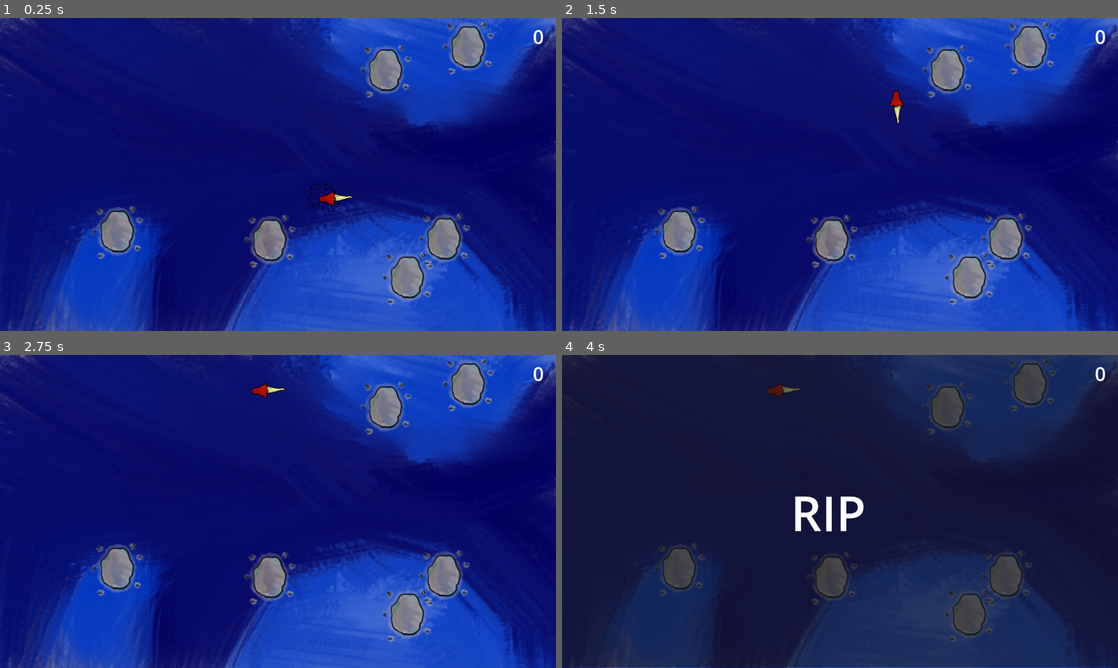
Above: before the commit, frames 1-4 (two rows, left to right).
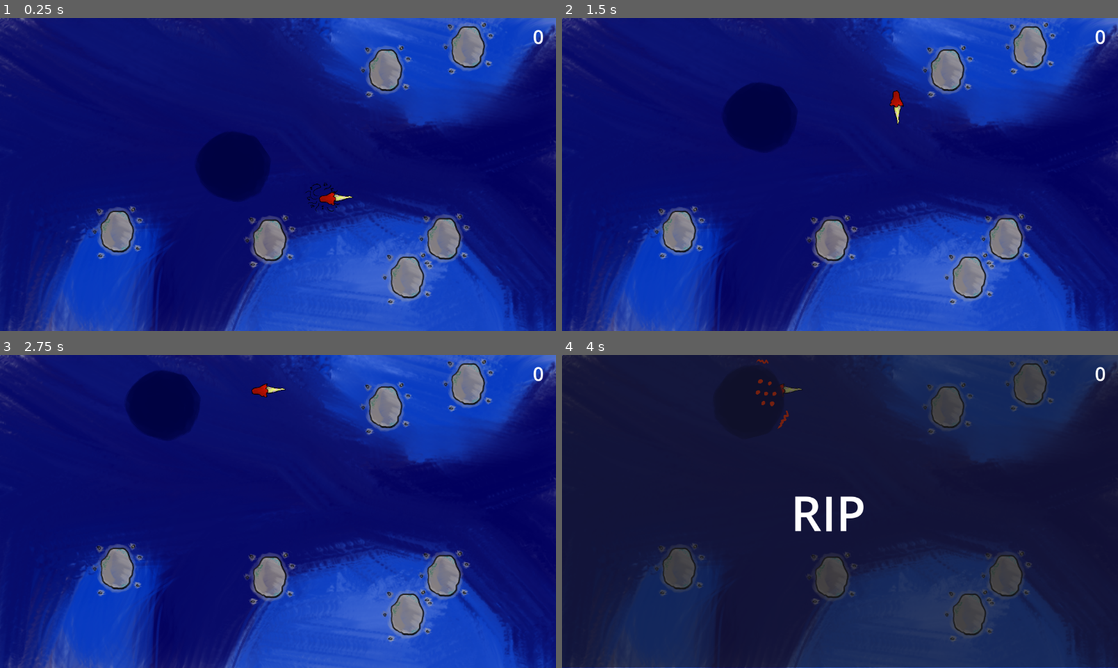
Above: after the commit, the same moments.

Repository: library-rat/Sirene-Jam
Game: Godot game, scene res://main.tscn
Two runs of this game, one before a commit and one after it. Both use one fixed random seed, a clock stepped at 60 frames per second and the inputs below.
Inputs:
- Up to frame 1 (0.25 s): no input
- Up to frame 2 (1.5 s): hold Up (ui_up) from 0.53 s (still down)
- Up to frame 3 (2.75 s): release Up (ui_up) at 2.03 s; hold Left (ui_left) from 2.03 s (still down)
- Up to frame 4 (4 s): tap Enter at 3.5 s; release Left (ui_left) at 3.53 s; hold Down (ui_down) from 3.53 s (still down)

The runs differ from the first frame. In frame 1, 2.2% of the frame differs, in the area x 35-49%, y 36-59%; in frame 2, 2.2%; in frame 3, 2.2%, in the area x 22-36%, y 4-28%; in frame 4, 0.2%.

Commit message:
adding horror visual

Diff:
--- a/Entity/HorrorStates/HuntingState.gd
+++ b/Entity/HorrorStates/HuntingState.gd
@@ -3,13 +3,14 @@
 var hunt_speed = 200
 
 func onSetState():
-	$"..".set_Sprite("Hunting")
+	pass
 
 func state_process(delta):
 	if hunter.target == null :
 		hunter.set_state("Resting")
 	else :
 		var direction = hunter.position.direction_to(hunter.target.position)
+		hunter.rotation = direction.angle()
 		hunter.velocity = direction*hunt_speed
 		if hunter.target.is_in_group("Sirene"):
 			if hunter.target.onland :
--- a/Entity/HorrorStates/RestingState.gd
+++ b/Entity/HorrorStates/RestingState.gd
@@ -19,6 +19,7 @@
 	var distance = hunter.position.distance_to(actual_resting_point.position)
 	if distance > 10 :
 		hunter.velocity = direction *resting_speed
+		hunter.rotation = direction.angle()
 	else :
 		if not waiting :
 			print("wait")
--- a/Entity/HorrorStates/SearchingState.gd
+++ b/Entity/HorrorStates/SearchingState.gd
@@ -27,6 +27,7 @@
 		actual_target = hunter.attention_points[random.randi_range(0, hunter.attention_points.size()-1)]
 	else :
 		hunter.velocity = direction*searching_speed
+		hunter.rotation = direction.angle()
 
 
 func _on_timer_timeout():
--- a/Entity/horror.gd
+++ b/Entity/horror.gd
@@ -9,6 +9,11 @@
 @onready var resting_state = $"RestingState"
 @onready var hunting_state = $"HuntingState"
 @onready var searching_state = $SearchingState
+
+@onready var resting_img = preload("res://Ressource_folder/Horror_resting.png")
+@onready var searching_img = preload("res://Ressource_folder/Horror_searching.png")
+@onready var hunting_img = preload("res://Ressource_folder/Horror_Hunting.png")
+
 func _ready():
 	$Prey_detect/CollisionShape2D.shape.radius = hunting_radius
 	resting_points = get_tree().get_nodes_in_group("RestingPoint")
@@ -21,13 +26,16 @@
 func set_state(str :String):
 	match str :
 		"Hunting" :
+			$Sprite2D.texture = hunting_img
 			if current_state == resting_state :
 				resting_state.waiting = false
 			current_state = hunting_state
 		"Resting" :
+			$Sprite2D.texture = resting_img
 			current_state = resting_state
 
 		"Searching":
+			$Sprite2D.texture = searching_img
 			searching_state.onSetState()
 			current_state = searching_state
 
--- a/Entity/horror.tscn
+++ b/Entity/horror.tscn
@@ -1,13 +1,14 @@
-[gd_scene load_steps=7 format=3 uid="uid://wttr8ledjmh8"]
+[gd_scene load_steps=8 format=3 uid="uid://wttr8ledjmh8"]
 
 [ext_resource type="Script" path="res://Entity/horror.gd" id="1_asrk4"]
 [ext_resource type="PackedScene" uid="uid://dsndvenuxby0d" path="res://Entity/HorrorStates/RestingState.tscn" id="2_ohtgy"]
+[ext_resource type="Texture2D" uid="uid://b2d0fe4iitbdm" path="res://Ressource_folder/Horror_resting.png" id="2_pxbjb"]
 [ext_resource type="PackedScene" uid="uid://c880176rofeg4" path="res://Entity/HorrorStates/HuntingState.tscn" id="3_b8oax"]
 [ext_resource type="PackedScene" uid="uid://w2cthiv5st18" path="res://Entity/HorrorStates/SearchingState.tscn" id="4_ea58w"]
 
 [sub_resource type="CapsuleShape2D" id="CapsuleShape2D_xrt11"]
-radius = 61.0
-height = 160.0
+radius = 69.0
+height = 140.0
 
 [sub_resource type="CircleShape2D" id="CircleShape2D_xx13r"]
 radius = 175.0
@@ -21,6 +22,9 @@
 shape = SubResource("CapsuleShape2D_xrt11")
 
 [node name="Sprite2D" type="Sprite2D" parent="."]
+rotation = 1.58793
+scale = Vector2(0.3, 0.3)
+texture = ExtResource("2_pxbjb")
 
 [node name="RestingState" parent="." instance=ExtResource("2_ohtgy")]
 
Binary file added: Ressource_folder/Horror_Hunting.png
Not shown, added: Ressource_folder/Horror_Hunting.png.import
Binary file added: Ressource_folder/Horror_resting.png
Not shown, added: Ressource_folder/Horror_resting.png.import
Binary file added: Ressource_folder/Horror_searching.png
Not shown, added: Ressource_folder/Horror_searching.png.import
Not shown, added: Ressource_folder/Horror.kra
Not shown, added: Ressource_folder/Horror.kra~
Not shown, added: Ressource_folder/Horror_Hunting.png~
